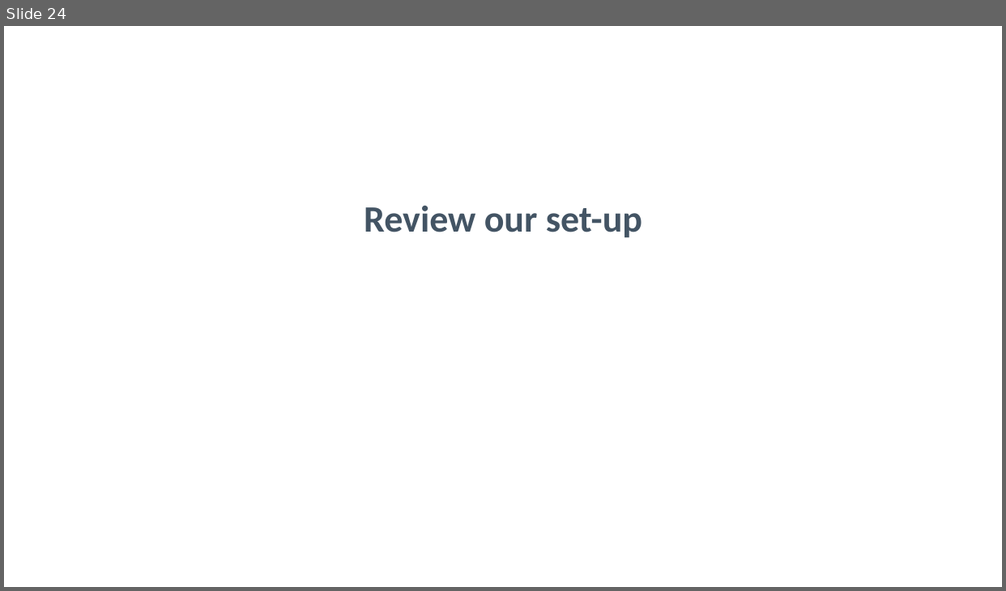
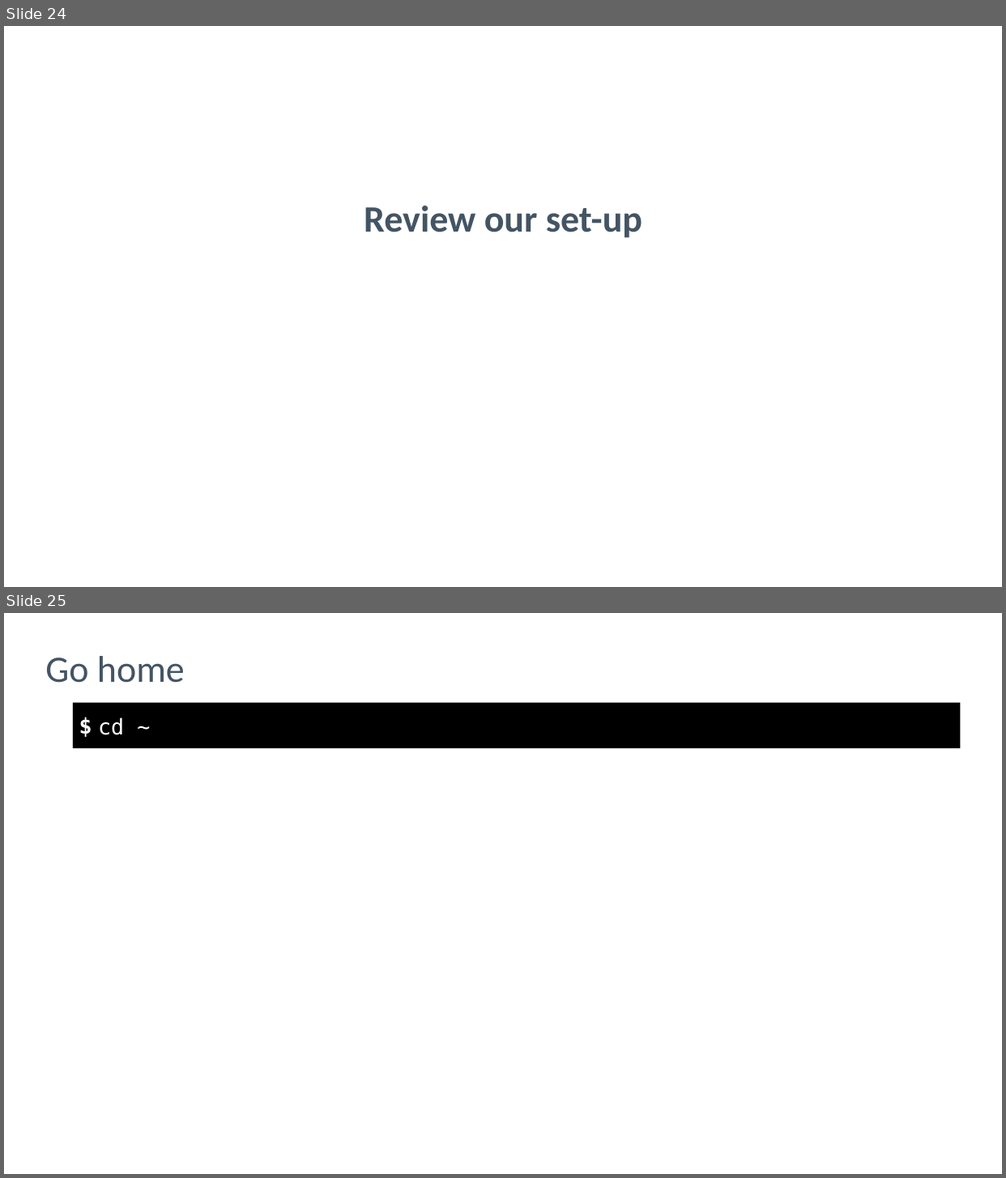
Before and after one commit to nathenharvey/introduction-to-inspec, a slide deck: powerpoint/Continuous-Compliance.pptx. Shown one above the other, each under a label of ours: slide 24 before the commit, slides 24 and 25 after it. The pictures are 1006x591 and 1006x1178 pixels, drawn with LibreOffice and Linux fonts; fonts in the diff are those of the drawing; background and template pictures are left out. Boxes give left, top, right and bottom in pixels: in the first picture for what was removed or moved away, otherwise in the second. Text is boxed around its words. In the diff, an @@ line names an element or a change of style, - is before the commit and + after.

```diff
--- a/powerpoint/Continuous-Compliance.pptx
+++ b/powerpoint/Continuous-Compliance.pptx
@@ slide 25 added at (4,613,1002,1174), background picture (left out) @@
@@ title added at (45,656,185,683), 43 pt, text #435464 @@
+Go home
@@ rectangle added at (73,703,960,749), fill #000000, 25 pt, text #FFFFFF, bold @@
+$
@@ text added at (98,717,124,735), 25 pt, text #FFFFFF @@
+cd ~
```
Also in this commit, not shown: 11 other slides added.
